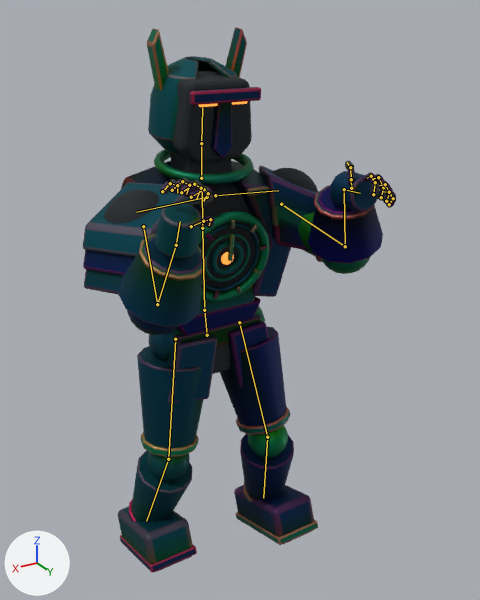
A saved change to the glTF model assets/characters/rigged/sentinel.glb.
Camera for both pictures: a 50 mm camera at (1.12, 2.13, 2.2) aimed at (-0.06, 0.17, 1.22). Every picture has the same lights, and +X, +Y and +Z are marked at lower left. The picture after the commit comes second. Both versions are drawn at frame 5 of the action 'guard'; the numbers are the values there. The bones that change, and the others that lie on the model, are drawn over the model as lines.

In view in the first picture: 'Sentinel_AuthoredBody'.
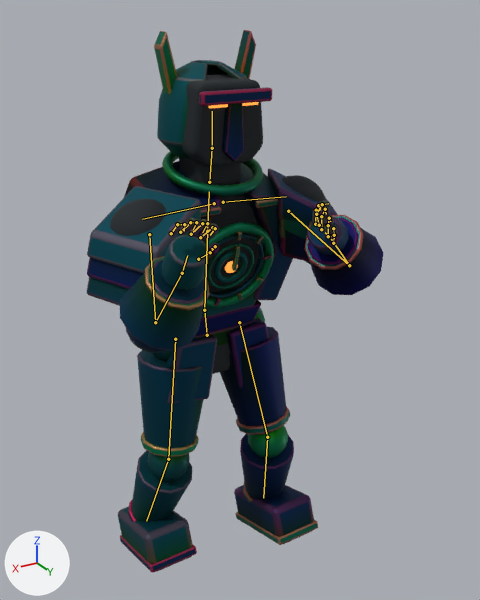
Changed parts and their boxes [x1, y1, x2, y2] in the pictures (480 x 600 px):
'Sentinel_AuthoredBody', posed: before [83, 27, 396, 573]; after [87, 30, 383, 573]
bone 'spine', root to tip: before (204, 310) to (202, 228); after (204, 310) to (207, 231)
bone 'chest', root to tip: before (202, 228) to (202, 187); after (207, 231) to (209, 191)
bone 'head', root to tip: before (201, 143) to (202, 107); after (212, 148) to (212, 111)
bone 'upper_arm.L', root to tip: before (281, 204) to (345, 246); after (288, 211) to (349, 265)
bone 'forearm.L', root to tip: before (345, 246) to (344, 189); after (349, 265) to (329, 236)
bone 'hand.L', root to tip: before (344, 189) to (360, 193); after (329, 236) to (325, 232)
bone 'upper_arm.R', root to tip: before (143, 226) to (157, 304); after (149, 234) to (155, 322)
bone 'forearm.R', root to tip: before (157, 304) to (176, 245); after (155, 322) to (182, 273)
bone 'hand.R', root to tip: before (176, 245) to (180, 221); after (182, 273) to (187, 255)

The change in detail:
Bone 'spine' (bone_spine) turns from (3, 0, 0) to (-3, 0, 0) degrees about its own x, y and z.
Bone 'chest' (bone_chest) turns from (-12, 0, 0) to (-13, 0, 0) degrees about its own x, y and z.
Bone 'head' (bone_head) turns from (-20, 0, 0) to (-9, 0, 0) degrees about its own x, y and z.
Bone 'upper_arm.L' (bone_upper_arm_l) turns from (28, 3, -31) to (23, -7, -28) degrees about its own x, y and z.
Bone 'forearm.L' (bone_forearm_l) turns from (116, -3, 73) to (135, 48, 30) degrees about its own x, y and z.
Bone 'hand.L' (bone_hand_l) turns from (-8, -103, -56) to (-92, -78, 83) degrees about its own x, y and z.
Bone 'upper_arm.R' (bone_upper_arm_r) turns from (12, 7, 34) to (8, 14, 32) degrees about its own x, y and z.
Bone 'forearm.R' (bone_forearm_r) turns from (121, -1, -62) to (130, -10, -51) degrees about its own x, y and z.
Bone 'hand.R' (bone_hand_r) turns from (-5, 3, -11) to (-11, 6, -10) degrees about its own x, y and z.
